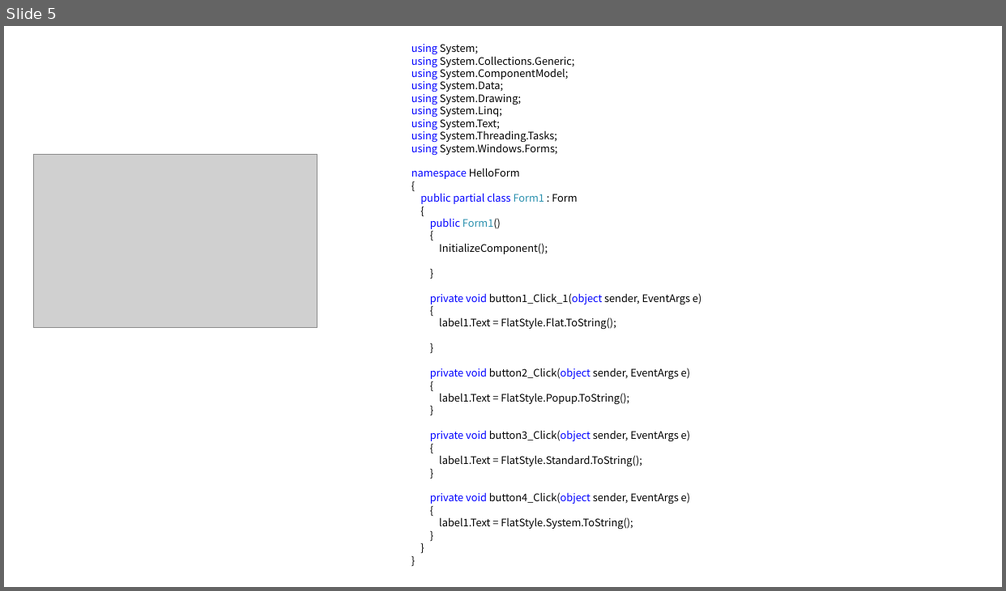
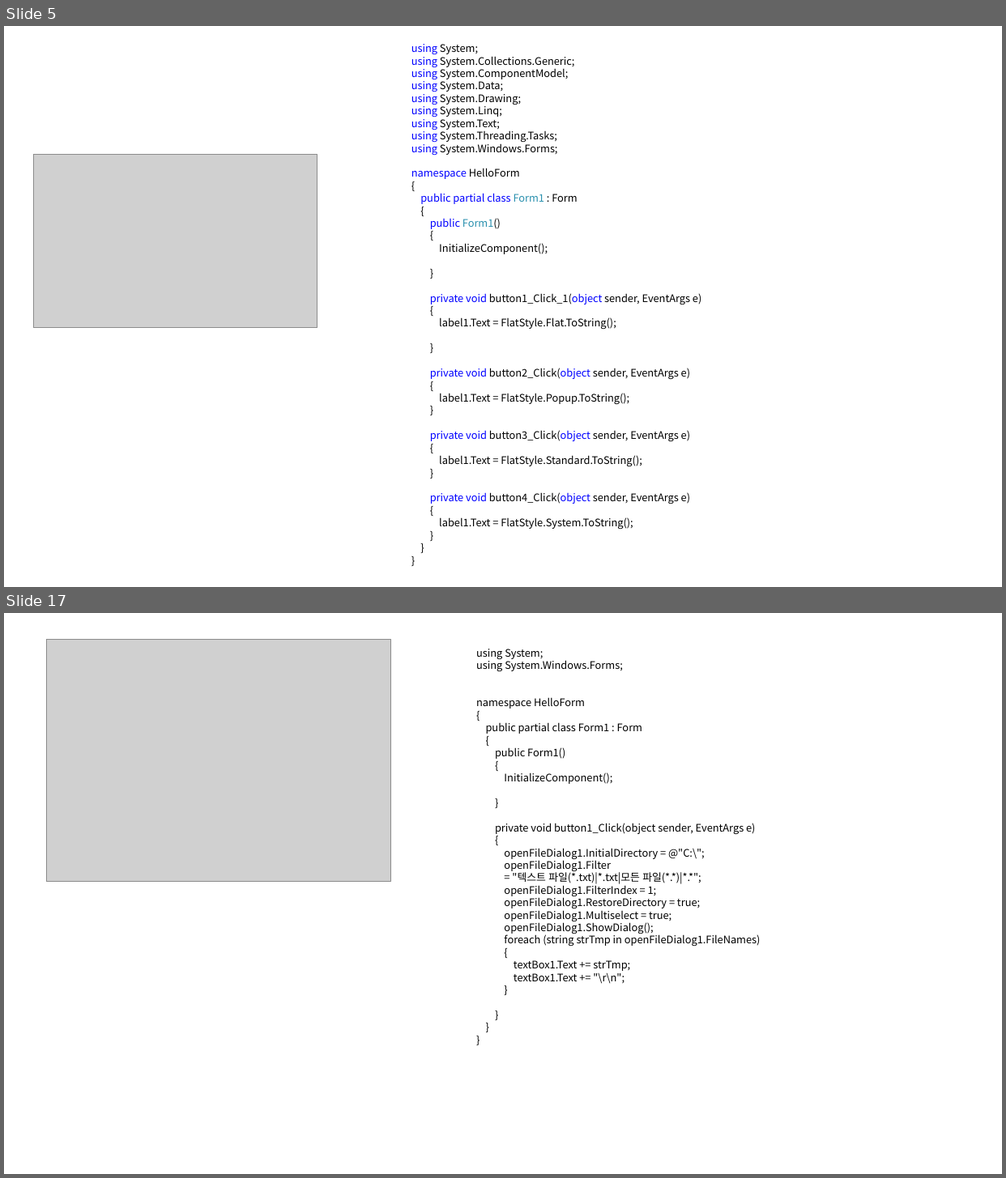
Before and after one commit to Kimhyunjin4455/CSharp, a slide deck: 객체0510.pptx. Shown one above the other, each under a label of ours: slide 5 before the commit, slides 5 and 17 after it; the slides between them are not shown. The pictures are 1006x591 and 1006x1178 pixels, drawn with LibreOffice and Linux fonts; fonts in the diff are those of the drawing; grey boxes stand for pictures. Boxes give left, top, right and bottom in pixels: in the first picture for what was removed or moved away, otherwise in the second. Text is boxed around its words. In the diff, an @@ line names an element or a change of style, - is before the commit and + after.

```diff
--- a/객체0510.pptx
+++ b/객체0510.pptx
@@ slide 17 added at [4,613,1002,1174], background #FFFFFF @@
@@ picture added at [47,639,391,882] @@
@@ text added at [476,649,761,984], 10 pt, text #000000 @@
+using System;
+using System.Windows.Forms;
+namespace HelloForm
+{
+public partial class Form1 : Form
+{
+public Form1()
+{
+InitializeComponent();
+}
+private void button1_Click(object sender, EventArgs e)
+{
+openFileDialog1.InitialDirectory = @"C:\";
+openFileDialog1.Filter
+= "텍스트 파일(*.txt)|*.txt|모든 파일(*.*)|*.*";
+openFileDialog1.FilterIndex = 1;
+openFileDialog1.RestoreDirectory = true;
+openFileDialog1.Multiselect = true;
+openFileDialog1.ShowDialog();
+foreach (string strTmp in openFileDialog1.FileNames)
+{
+textBox1.Text += strTmp;
+textBox1.Text += "\r\n";
+}
+}
+}
+}
```
Also in this commit, not shown: 14 other slides added.
